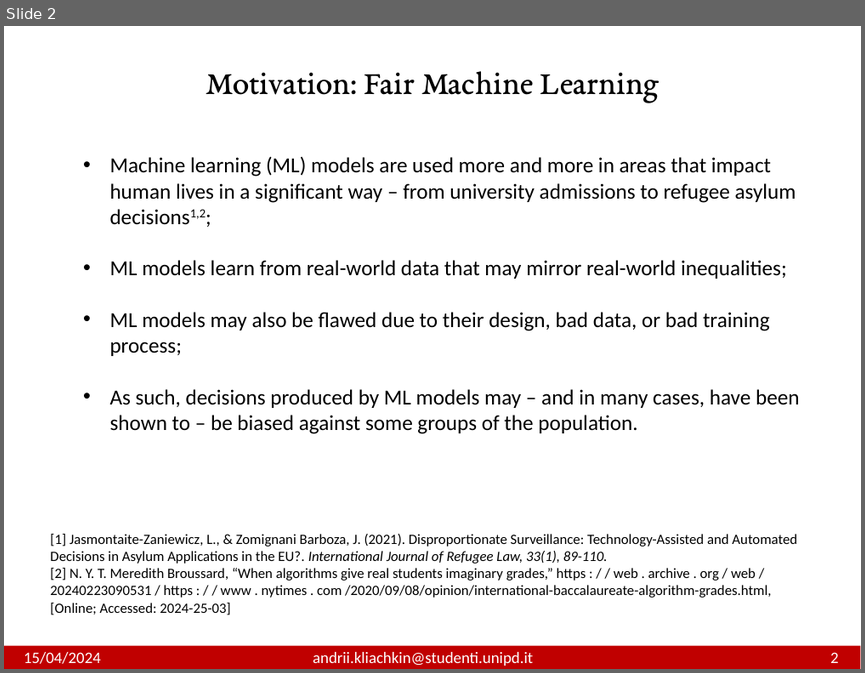
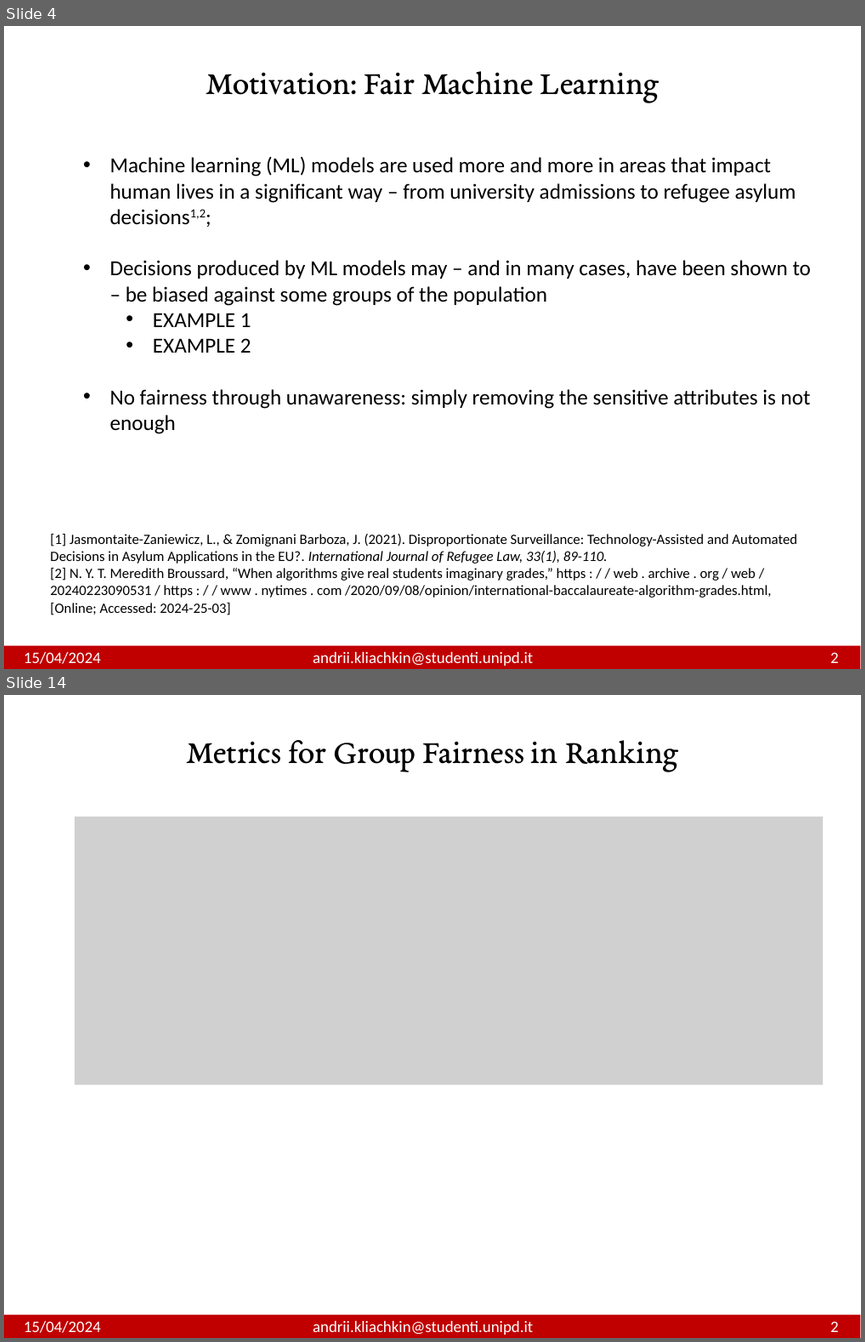
Before and after one commit to andrewklayk/unipd_thesis, a slide deck: AndriiKliachkin.pptx. Shown one above the other, each under a label of ours: slide 2 before the commit, slides 4 and 14 after it; the slides between them are not shown. The pictures are 865x673 and 865x1342 pixels, drawn with LibreOffice and Linux fonts; fonts in the diff are those of the drawing; grey boxes stand for pictures. Boxes give left, top, right and bottom in pixels: in the first picture for what was removed or moved away, otherwise in the second. Text is boxed around its words. In the diff, an @@ line names an element or a change of style, - is before the commit and + after.

```diff
--- a/AndriiKliachkin.pptx
+++ b/AndriiKliachkin.pptx
@@ slide 14 added at box(4, 695, 861, 1338), background #FFFFFF @@
@@ text added at box(187, 740, 679, 771), 28 pt, text #000000 @@
+Metrics for Group Fairness in Ranking
@@ picture added at box(75, 817, 823, 1085) @@
@@ rectangle added at box(4, 1315, 861, 1338), fill #C00000 @@
@@ text added at box(24, 1321, 839, 1334), 13.5 pt, text #FFFFFF @@
+15/04/2024 andrii.kliachkin@studenti.unipd.it 2
@@ what was slide 2 is now slide 4 @@
@@ slide 4 changed as well @@
@@ text at box(110, 260, 811, 434): text changed @@
-• ML models learn from real-world data that may mirror real-world inequalities;
-• ML models may also be flawed due to their design, bad data, or bad training process;
-• As such, decisions produced by ML models may – and in many cases, have been shown to – be biased against some groups of the population.
+• Decisions produced by ML models may – and in many cases, have been shown to – be biased against some groups of the population
+  • EXAMPLE 1
+  • EXAMPLE 2
+• No fairness through unawareness: simply removing the sensitive attributes is not enough
```
Also in this commit, not shown: 1 other slide changed, 28 other slides added, 24 other files.
